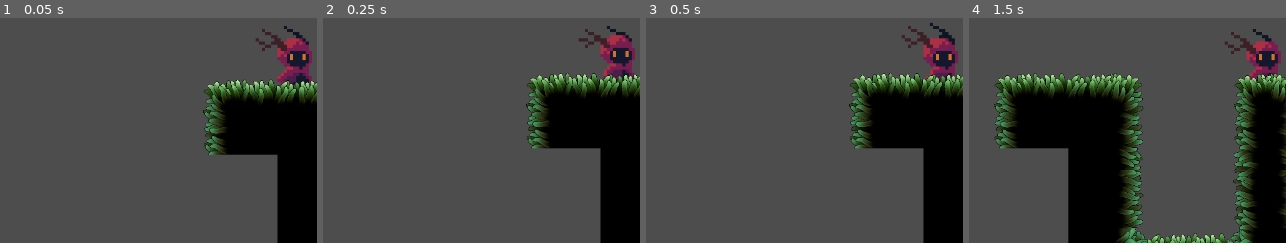
Above: before the commit, frames 1-4 (left to right).
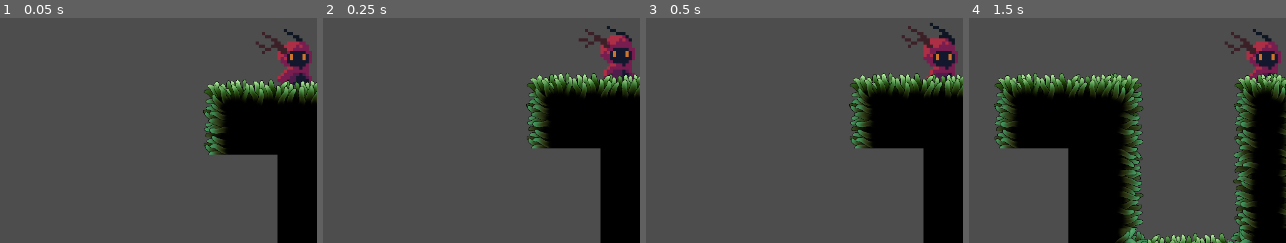
Above: after the commit, the same moments.

Repository: jwong65/GodotPlatformer
Game: Godot game, scene res://scenes/TestLevel.tscn
Same seed, same stepped clock (60 frames per second), same inputs: the game is played once before the commit and once after it. The engine's default icon, where the game draws it, is replaced by a stand-in: a white triangle on a blue panel in a dark square.
Inputs:
- Up to frame 1 (0.05 s): no input
- Up to frame 2 (0.25 s): no input
- Up to frame 3 (0.5 s): no input
- Up to frame 4 (1.5 s): hold Right (move_right) from 0.53 s (still down); tap W (jump) at 0.77 s
The pictures show only the part of the screen within x 17-67%, y 42-92%; the shares and areas given below are measured in that part.

The runs differ from the first frame. In frame 1, 0.8% of the frame differs, in the area x 80-98%, y 3-29%; in frame 2, nothing differs; in frame 3, nothing differs; in frame 4, nothing differs.

Commit message:
Fixed syntax error with idle animation

Diff:
--- a/player/player.gd
+++ b/player/player.gd
@@ -24,7 +24,7 @@
 	if direction != 0:
 		sprite.flip_h = direction < 0  # True if moving left, false if right
 	if direction == 0 and is_on_floor():
-		if sprite.animation != "idle":
-			sprite.play("idle")
+		if sprite.animation != "Idle":
+			sprite.play("Idle")
 
 	move_and_slide()
--- a/player/player.tscn
+++ b/player/player.tscn
@@ -852,4 +852,4 @@
 sprite_frames = SubResource("SpriteFrames_ama2g")
 animation = &"Idle"
 autoplay = "Idle"
-frame_progress = 0.6606532
+frame_progress = 0.5211961
